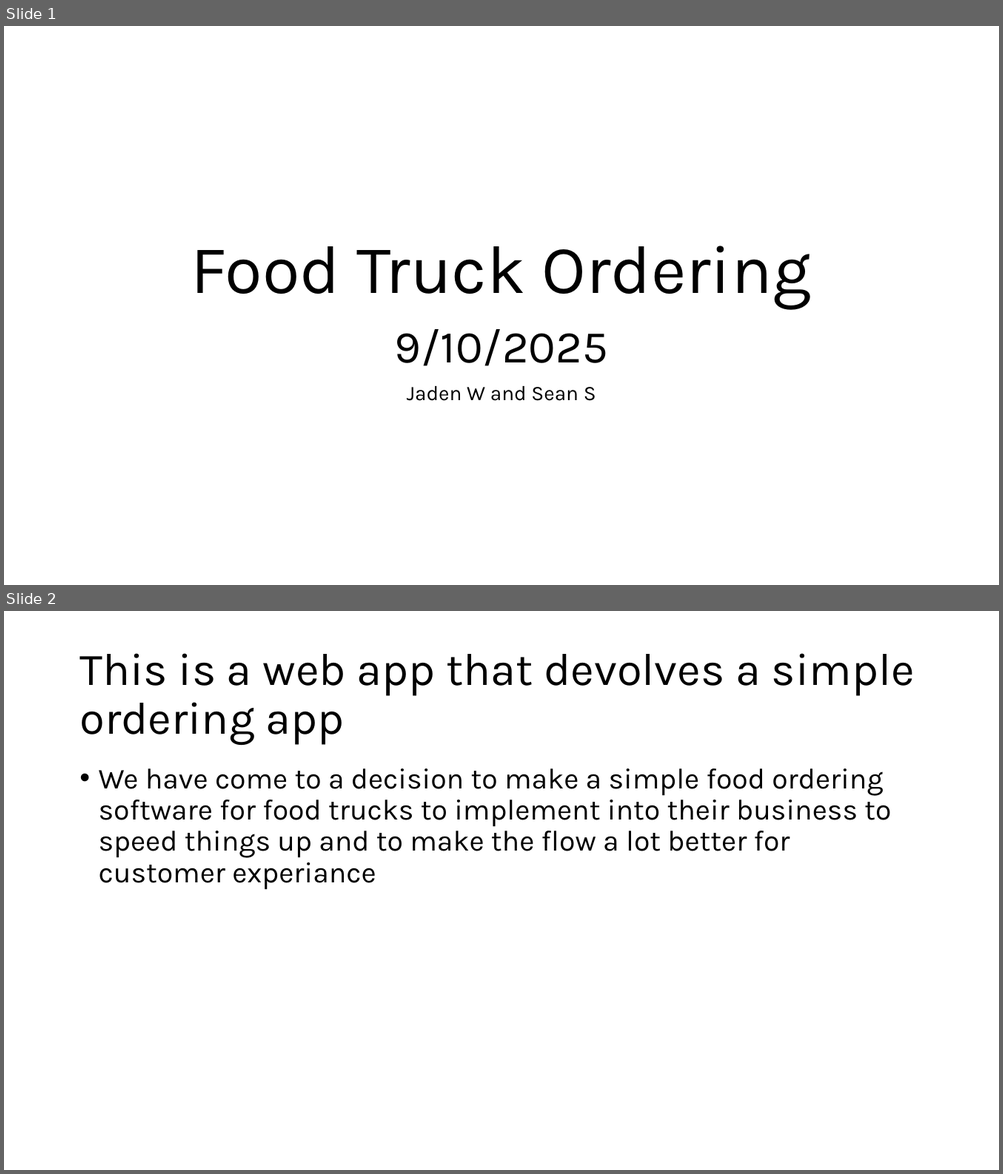
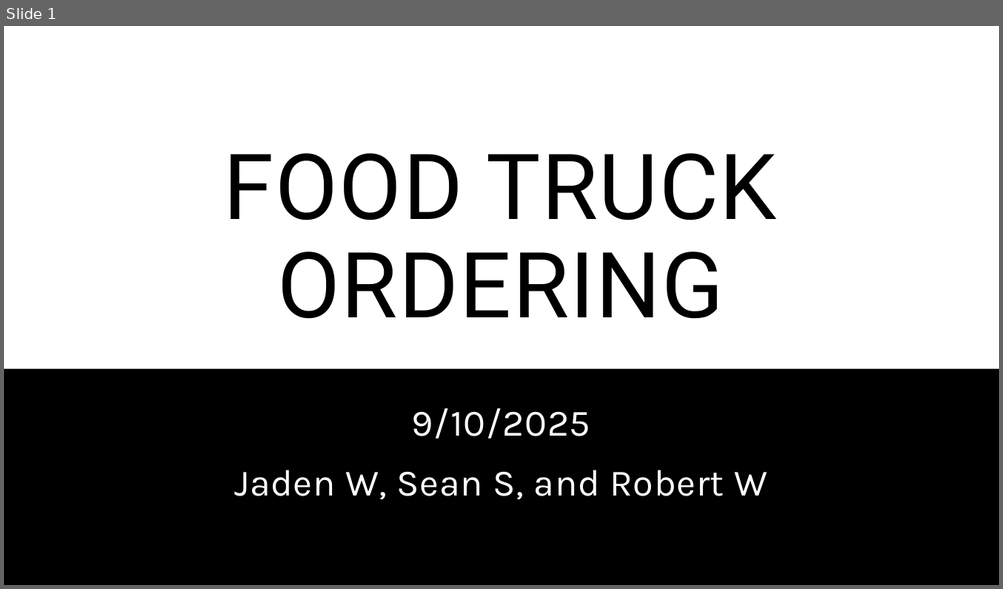
Before and after one commit to SeanStaley21/CSE-350-Team23, a slide deck: homeworks/Homework 1/Homework 1.pptx. Shown one above the other, each under a label of ours: slides 1 and 2 before the commit, slide 1 after it. The pictures are 1003x1174 and 1003x589 pixels, drawn with LibreOffice and Linux fonts; fonts in the diff are those of the drawing. Boxes give left, top, right and bottom in pixels: in the first picture for what was removed or moved away, otherwise in the second. Text is boxed around its words. In the diff, an @@ line names an element or a change of style, - is before the commit and + after.

```diff
--- a/homeworks/Homework 1/Homework 1.pptx
+++ b/homeworks/Homework 1/Homework 1.pptx
@@ slide 2 removed at bbox=[4, 611, 999, 1170], background #FFFFFF @@
@@ title removed at bbox=[79, 653, 914, 745] @@
-This is a web app that devolves a simple ordering app
@@ text removed at bbox=[99, 769, 891, 890] @@
-• We have come to a decision to make a simple food ordering software for food trucks to implement into their business to speed things up and to make the flow a lot better for customer experiance
@@ slide 1 changed as well @@
@@ title at bbox=[224, 153, 777, 319]: text changed; size 66 to 88 pt; font Karla to Roboto @@
-Food Truck Ordering
+FOOD TRUCK ORDERING
@@ rectangle added at bbox=[4, 369, 999, 585], fill #000000 @@
@@ subtitle "9/10/2025": place and size @@
-subtitle "9/10/2025" at bbox=[395, 329, 608, 401]
+subtitle "9/10/2025" at bbox=[234, 409, 767, 500]
@@ subtitle at bbox=[412, 409, 590, 439]: size 44 to 36 pt, text colour #000000 to #FFFFFF, letter spacing 0 to 0.5 pt in "9/10/2025"; line spacing 0.9 to 1.01; more space between paragraphs @@
@@ subtitle at bbox=[234, 470, 767, 500]: text changed; size 20 to 36 pt; text colour #000000 to #FFFFFF @@
-Jaden W and Sean S
+Jaden W, Sean S, and Robert W
```
Also in this commit, not shown: 5 other slides changed, 5 slides added, 4 other slides removed, 1 other file.
